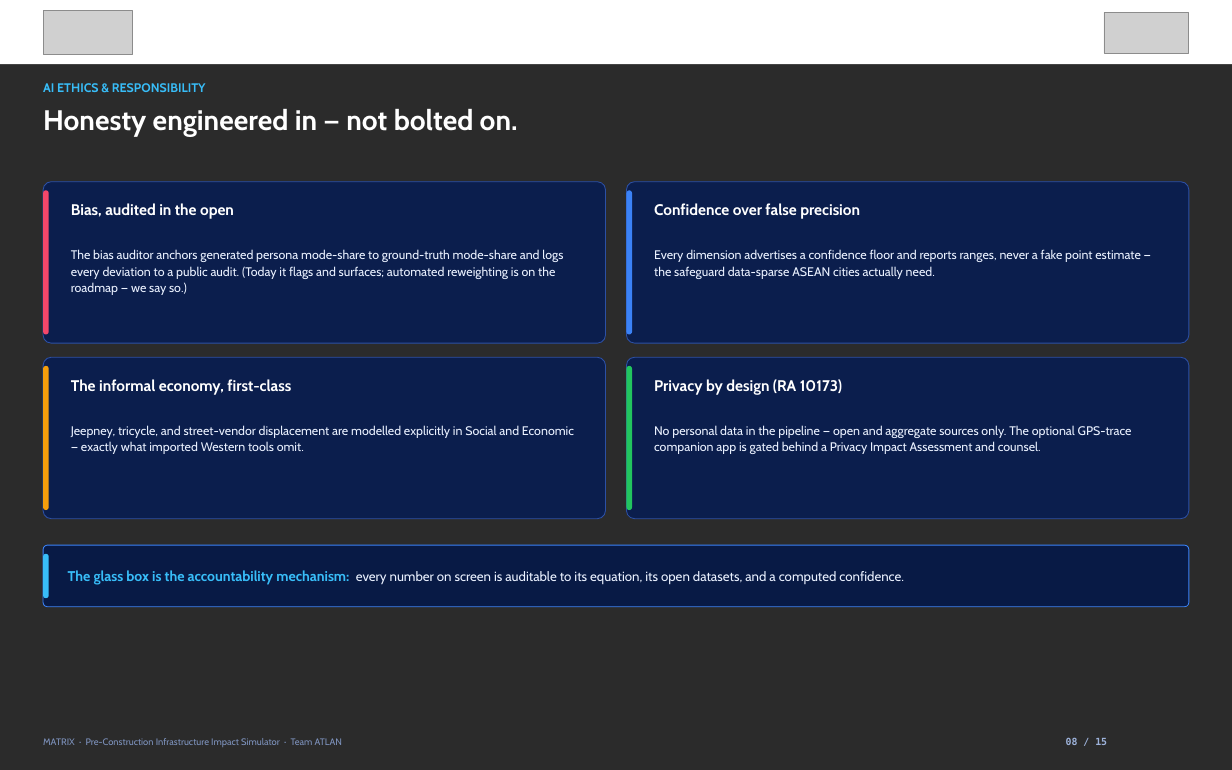
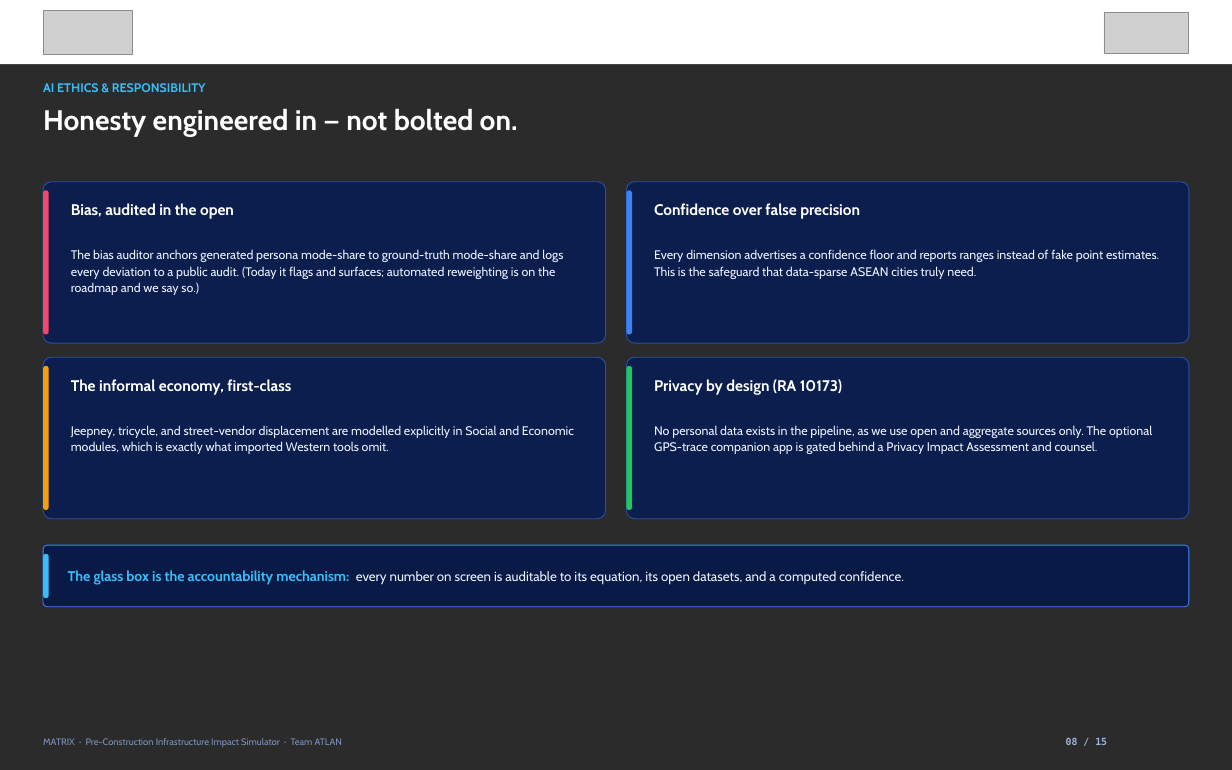
Before and after one commit to delatorrecj/matrix, a slide deck: slide 8 of presentation/deck/Smart Cities_PUP_ATLAN_PitchDeck.pptx. Drawn at 1232x770 pixels with LibreOffice and Linux fonts; fonts in the diff are those of the drawing; grey boxes stand for pictures; background and template pictures are left out; a plain dark background stands for a picture behind light text. Boxes give left, top, right and bottom in pixels: in the first picture for what was removed or moved away, otherwise in the second. Text is boxed around its words. In the diff, an @@ line names an element or a change of style, - is before the commit and + after.

```diff
--- a/presentation/deck/Smart Cities_PUP_ATLAN_PitchDeck.pptx
+++ b/presentation/deck/Smart Cities_PUP_ATLAN_PitchDeck.pptx
@@ text at (71,249,563,295): text changed @@
-The bias auditor anchors generated persona mode-share to ground-truth mode-share and logs every deviation to a public audit. (Today it flags and surfaces; automated reweighting is on the roadmap — we say so.)
+The bias auditor anchors generated persona mode-share to ground-truth mode-share and logs every deviation to a public audit. (Today it flags and surfaces; automated reweighting is on the roadmap and we say so.)
@@ text at (654,249,1159,279): text changed @@
-Every dimension advertises a confidence floor and reports ranges, never a fake point estimate — the safeguard data-sparse ASEAN cities actually need.
+Every dimension advertises a confidence floor and reports ranges instead of fake point estimates. This is the safeguard that data-sparse ASEAN cities truly need.
@@ text at (71,425,574,454): text changed @@
-Jeepney, tricycle, and street-vendor displacement are modelled explicitly in Social and Economic — exactly what imported Western tools omit.
+Jeepney, tricycle, and street-vendor displacement are modelled explicitly in Social and Economic modules, which is exactly what imported Western tools omit.
@@ text at (654,425,1152,454): text changed @@
-No personal data in the pipeline — open and aggregate sources only. The optional GPS-trace companion app is gated behind a Privacy Impact Assessment and counsel.
+No personal data exists in the pipeline, as we use open and aggregate sources only. The optional GPS-trace companion app is gated behind a Privacy Impact Assessment and counsel.
```
Also in this commit, not shown: 14 other slides changed, 8 other files.
